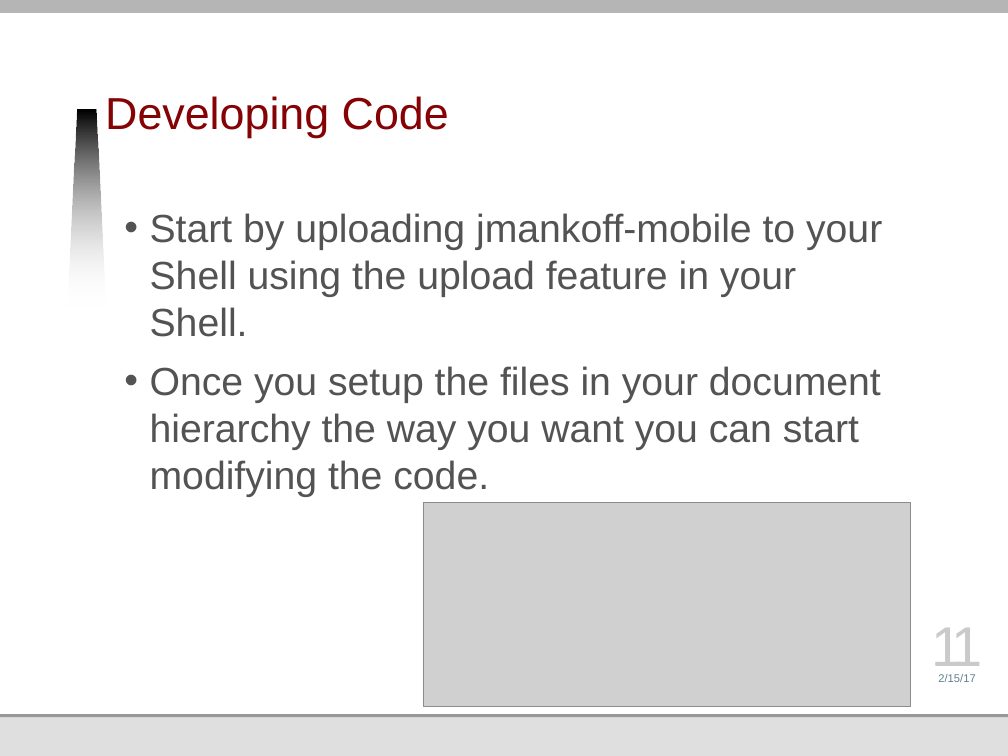
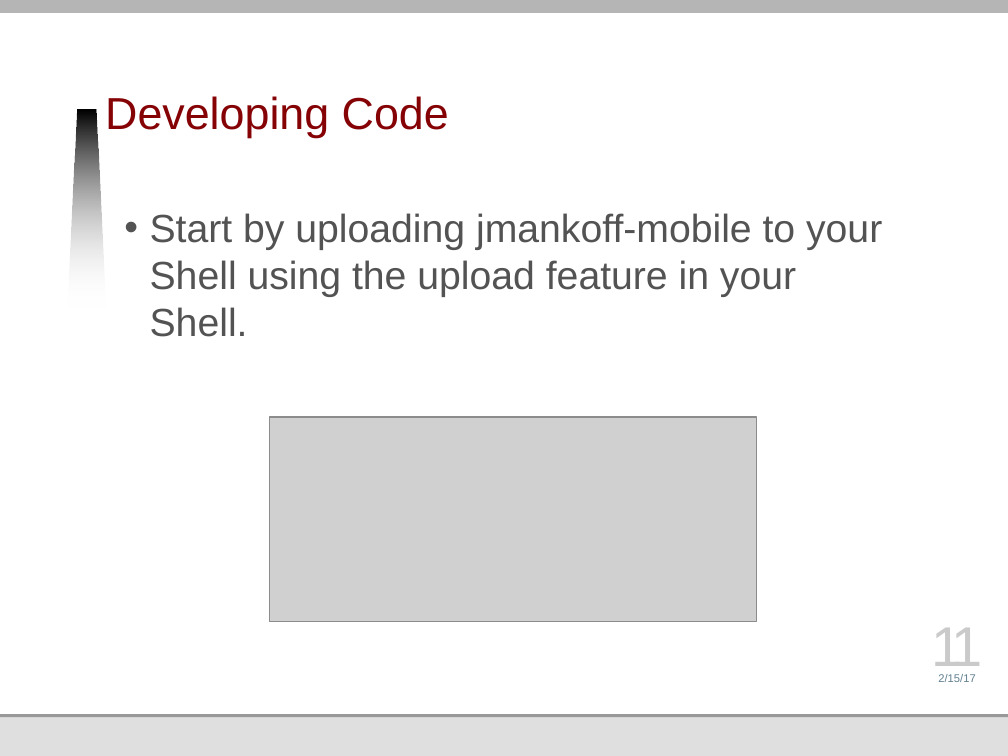
Before and after one commit to jmankoff/data, a slide deck: slide 11 of Lectures/Byte 3 Mobile Part 2.pptx. Drawn at 1008x756 pixels with LibreOffice and Linux fonts; fonts in the diff are those of the drawing; grey boxes stand for pictures; background and template pictures are left out. Boxes give left, top, right and bottom in pixels: in the first picture for what was removed or moved away, otherwise in the second. Text is boxed around its words. In the diff, an @@ line names an element or a change of style, - is before the commit and + after.

Commit message:
Added screenshots of different development steps.

```diff
--- a/Lectures/Byte 3 Mobile Part 2.pptx
+++ b/Lectures/Byte 3 Mobile Part 2.pptx
@@ text at [150, 366, 881, 497]: paragraph removed @@
-• Once you setup the files in your document hierarchy the way you want you can start modifying the code.
@@ picture: place and size @@
-picture at [423, 502, 910, 707]
+picture at [269, 417, 756, 622]
```
Also in this commit, not shown: 1 other slide changed, 11 slides added.
